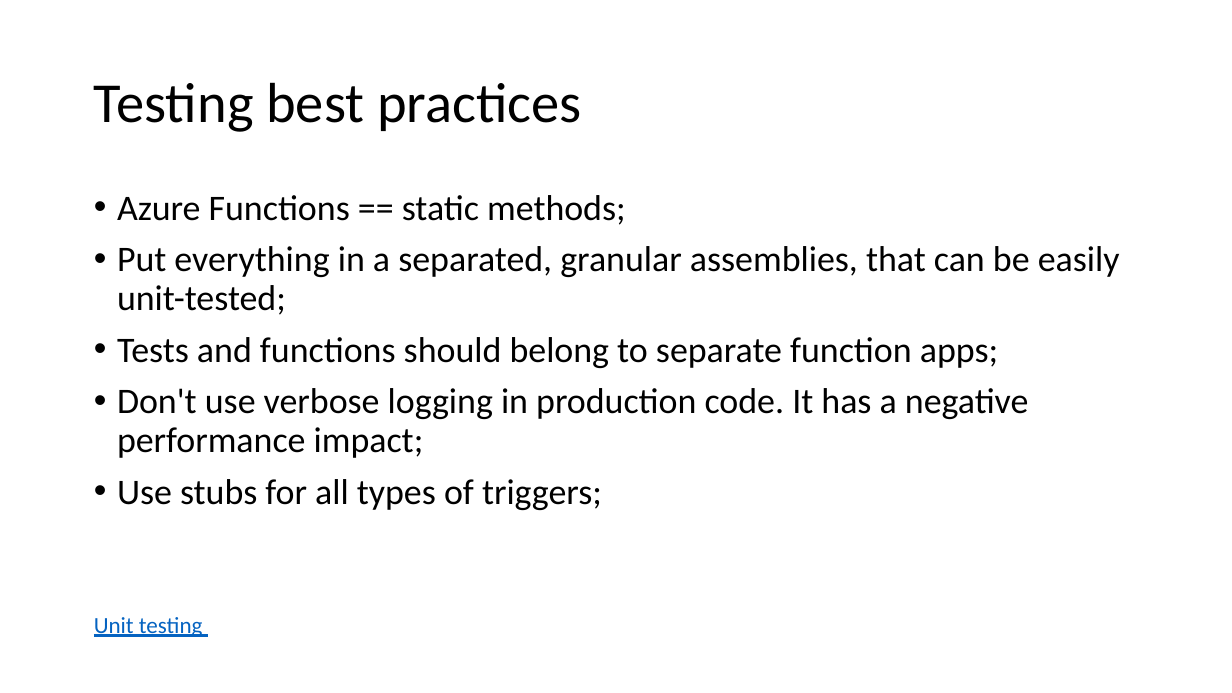
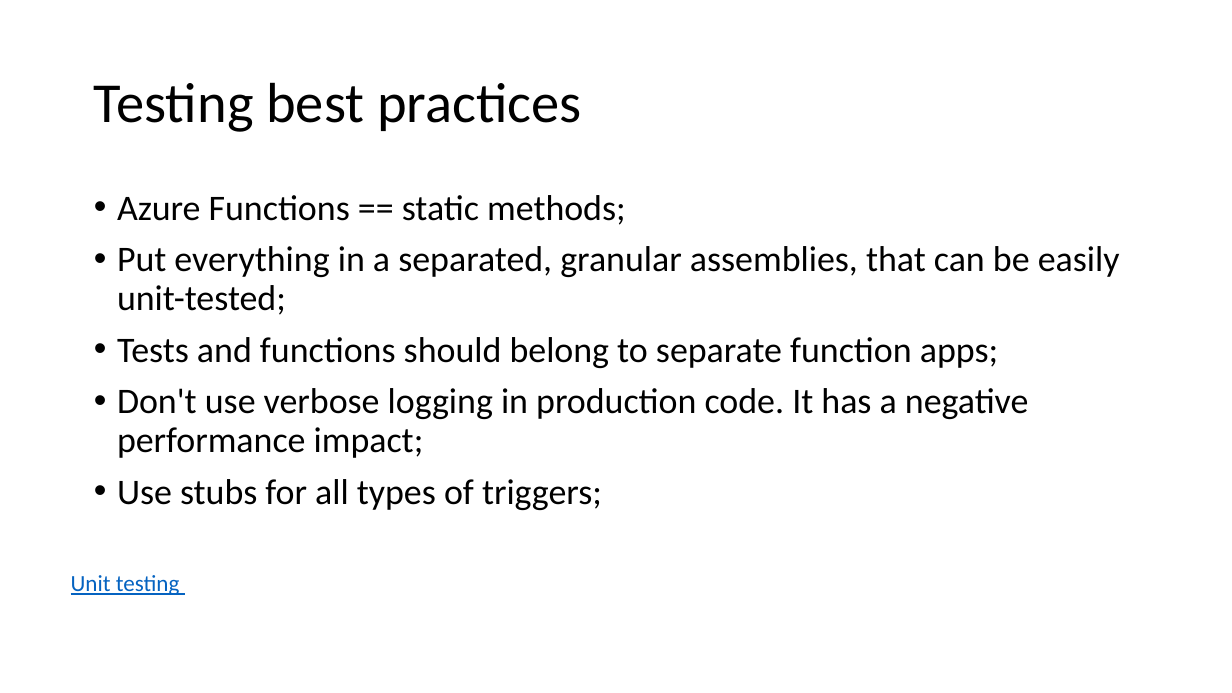
Before and after one commit to Dekorg/TrackApartmentsApp, a slide deck: slide 21 of Presentation/Azure Functions.pptx (slide 18 before the commit). Drawn at 1232x693 pixels with LibreOffice and Linux fonts; fonts in the diff are those of the drawing. Boxes give left, top, right and bottom in pixels: in the first picture for what was removed or moved away, otherwise in the second. Text is boxed around its words. In the diff, an @@ line names an element or a change of style, - is before the commit and + after.

```diff
--- a/Presentation/Azure Functions.pptx
+++ b/Presentation/Azure Functions.pptx
@@ text "Unit testing": place and size @@
-text "Unit testing" at (94,617,203,637)
+text "Unit testing" at (71,575,180,595)
```
Also in this commit, not shown: 5 other slides changed, 7 slides added, 3 slides removed, 1 other file.
